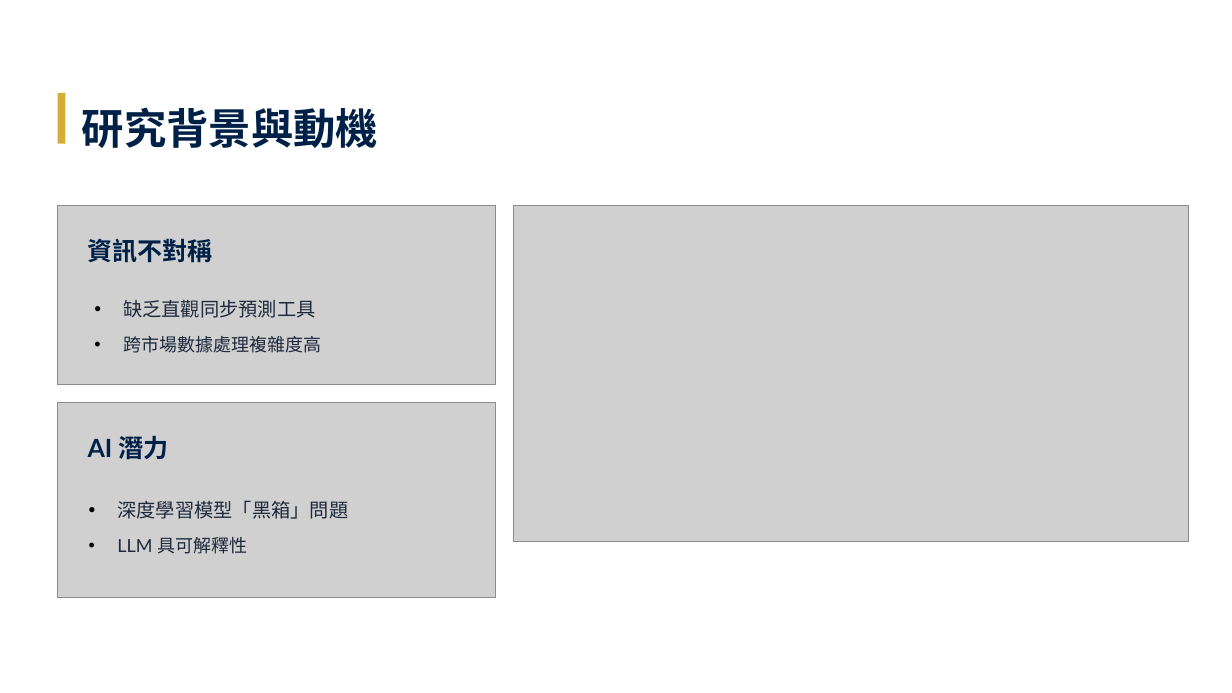
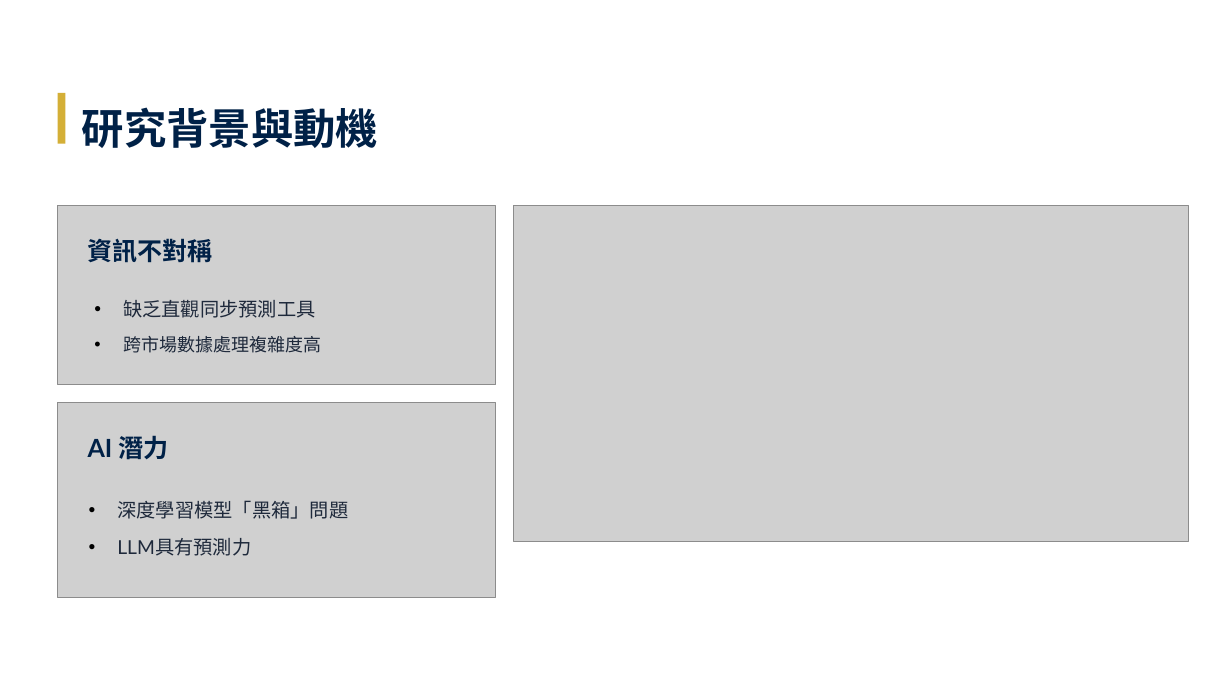
Before and after one commit to Tzu-Lin/ETF-AI-Project, a slide deck: slide 3 of 林子瑜-LLM_ETF.pptx. Drawn at 1232x693 pixels with LibreOffice and Linux fonts; fonts in the diff are those of the drawing; grey boxes stand for pictures. Boxes give left, top, right and bottom in pixels: in the first picture for what was removed or moved away, otherwise in the second. Text is boxed around its words. In the diff, an @@ line names an element or a change of style, - is before the commit and + after.

```diff
--- a/林子瑜-LLM_ETF.pptx
+++ b/林子瑜-LLM_ETF.pptx
@@ text at (117,538,251,556): text changed; size 14 to 15 pt @@
-• LLM 具可解釋性
+• LLM具有預測力
```
Also in this commit, not shown: 9 other slides changed, 3 slides added.
